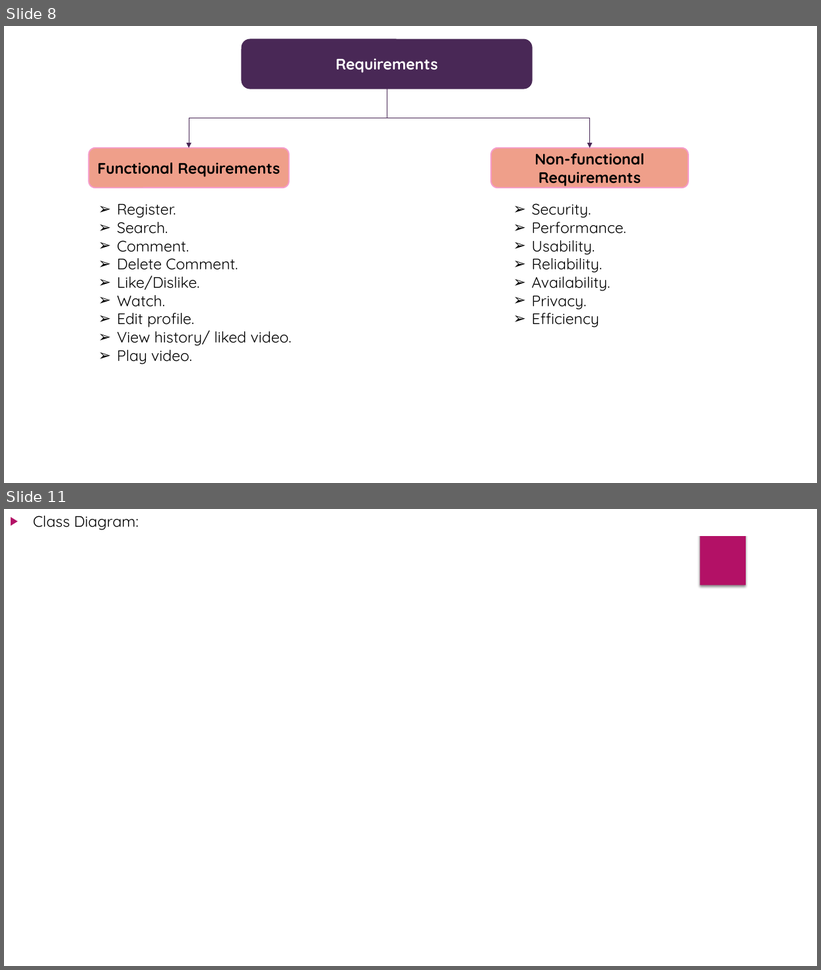
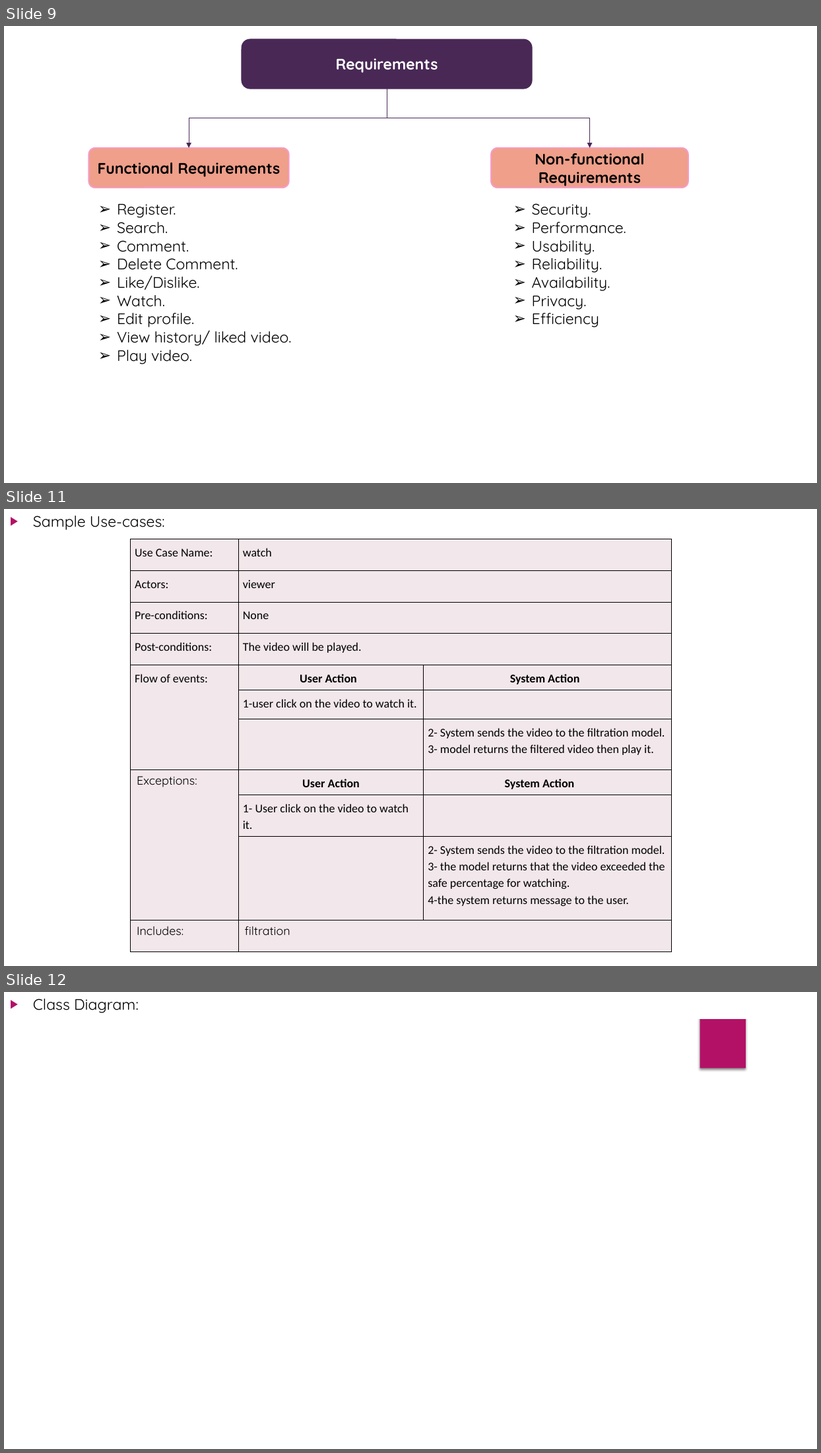
Before and after one commit to Noura-arafa/GP, a slide deck: Presentation1.pptx. Shown one above the other, each under a label of ours: slides 8 and 11 before the commit, slides 9, 11 and 12 after it; the slides between them are not shown. The pictures are 821x970 and 821x1453 pixels, drawn with LibreOffice and Linux fonts; fonts in the diff are those of the drawing; background and template pictures are left out. Boxes give left, top, right and bottom in pixels: in the first picture for what was removed or moved away, otherwise in the second. Text is boxed around its words. In the diff, an @@ line names an element or a change of style, - is before the commit and + after.

```diff
--- a/Presentation1.pptx
+++ b/Presentation1.pptx
@@ slide 11 added at box(4, 509, 817, 966), background #FFFFFF; not listed: 1 template element that a slide beside it also shows @@
@@ text added at box(33, 516, 165, 530), 18 pt, text #000000 @@
+▶ Sample Use-cases:
@@ rectangle added at box(696, 509, 750, 591), fill #FFFFFF, outline #FFFFFF 1.5 pt @@
@@ table added at box(131, 539, 673, 948), 11 rows, 3 columns @@
+Use Case Name: | watch | 
+Actors: | viewer | 
+Pre-conditions: | None | 
+Post-conditions: | The video will be played. | 
+Flow of events: | User Action | System Action
+ | 1-user click on the video to watch it. | 
+ |  | 2- System sends the video to the filtration model. / 3- model returns the filtered video then play it.
+Exceptions: | User Action | System Action
+ | 1- User click on the video to watch it. | 
+ |  | 2- System sends the video to the filtration model. / 3- the model returns that the video exceeded the safe percentage for watching. / 4-the system returns message to the user.
+Includes: | filtration | 
@@ what was slide 8 is now slide 9 @@
@@ what was slide 11 is now slide 12 @@
```
Also in this commit, not shown: 3 slides changed, 5 other slides added, 11 slides removed.
